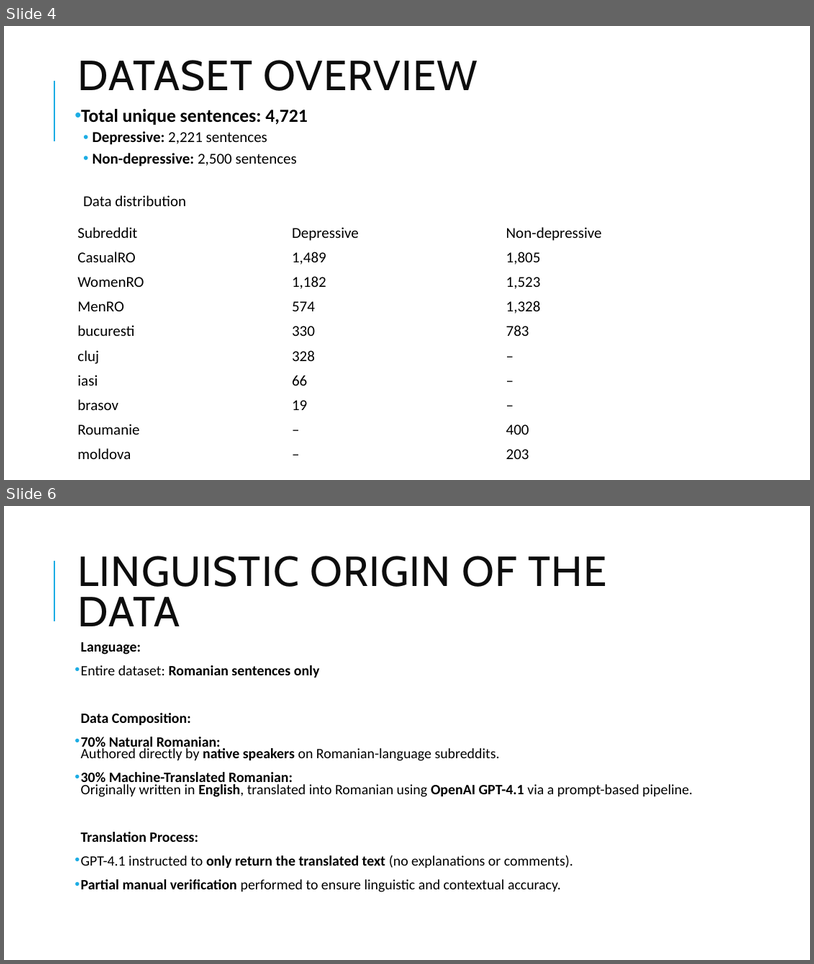
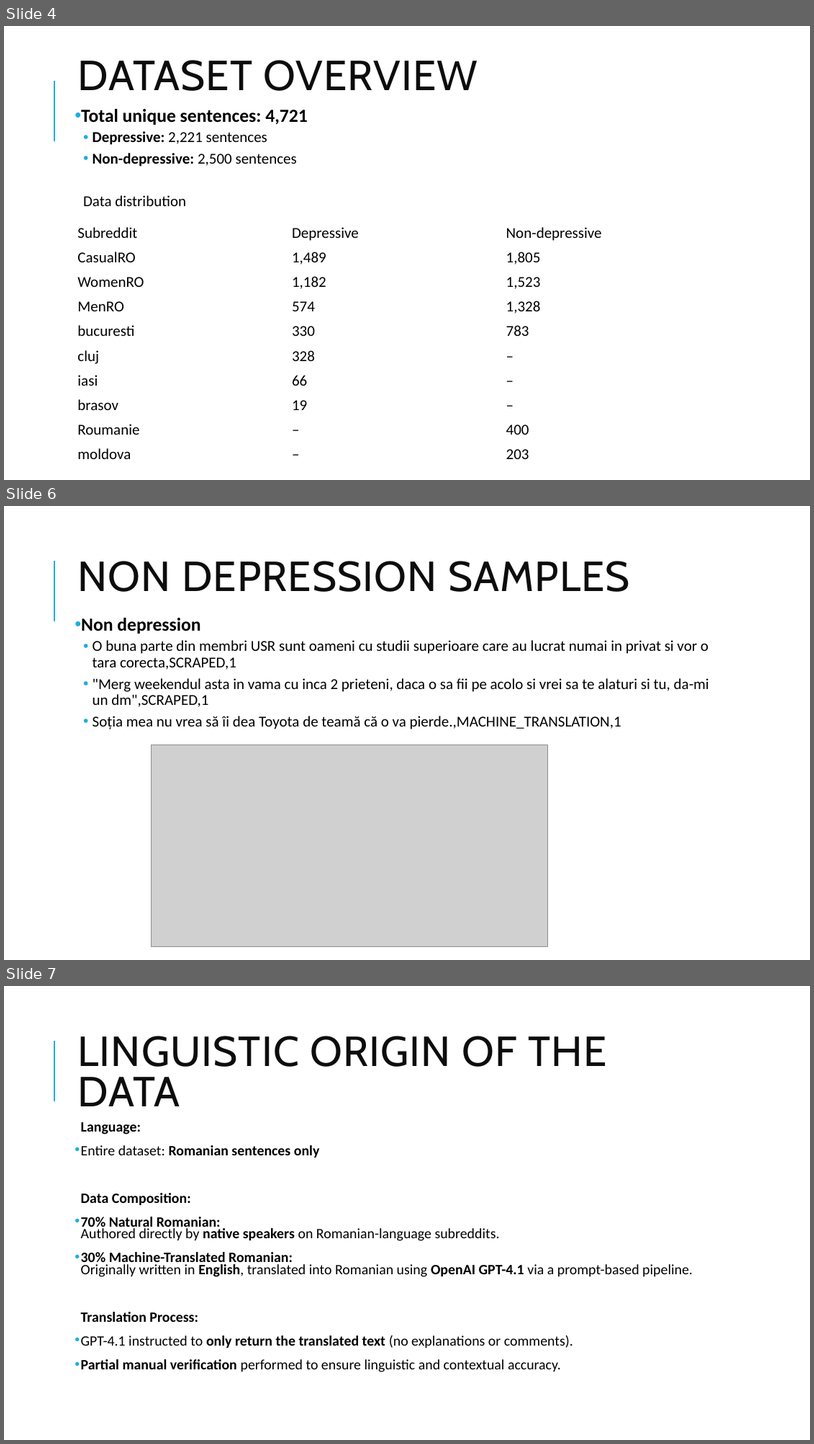
Before and after one commit to PetruTH/BioNLP, a slide deck: RomanianRedditDepressionandWell-being.pptx. Shown one above the other, each under a label of ours: slides 4 and 6 before the commit, slides 4, 6 and 7 after it; the slides between them are not shown. The pictures are 814x964 and 814x1444 pixels, drawn with LibreOffice and Linux fonts; fonts in the diff are those of the drawing; grey boxes stand for pictures. Boxes give left, top, right and bottom in pixels: in the first picture for what was removed or moved away, otherwise in the second. Text is boxed around its words. In the diff, an @@ line names an element or a change of style, - is before the commit and + after.

```diff
--- a/RomanianRedditDepressionandWell-being.pptx
+++ b/RomanianRedditDepressionandWell-being.pptx
@@ slide 6 added at [4,506,810,960], background #FFFFFF; not listed: 1 template element that a slide beside it also shows @@
@@ title added at [77,561,630,592], 50 pt, text #0D0D0D @@
+NON DEPRESSION SAMPLES
@@ text added at [81,618,710,729], 18 pt, text #000000 @@
+• Non depression
+  • O buna parte din membri USR sunt oameni cu studii superioare care au lucrat numai in privat si vor o tara corecta,SCRAPED,1
+  • "Merg weekendul asta in vama cu inca 2 prieteni, daca o sa fii pe acolo si vrei sa te alaturi si tu, da-mi un dm",SCRAPED,1
+  • Soția mea nu vrea să îi dea Toyota de teamă că o va pierde.,MACHINE_TRANSLATION,1
@@ picture added at [152,745,548,947] @@
@@ what was slide 6 is now slide 7 @@
```
Also in this commit, not shown: 2 slides changed, 2 other files.
